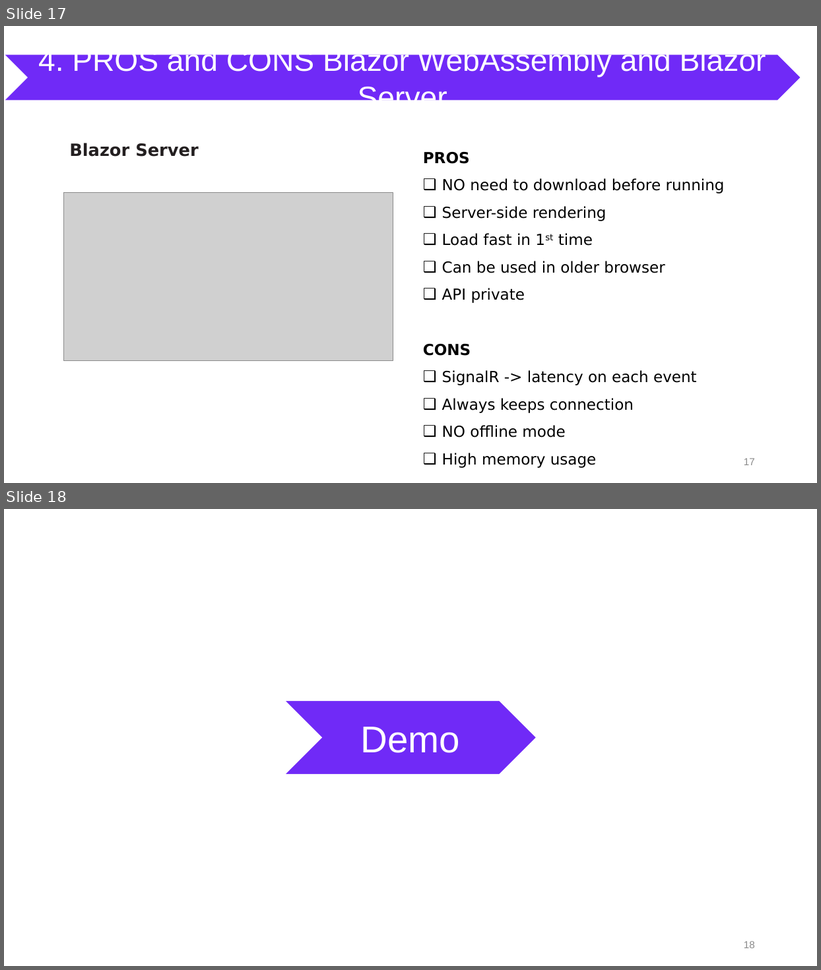
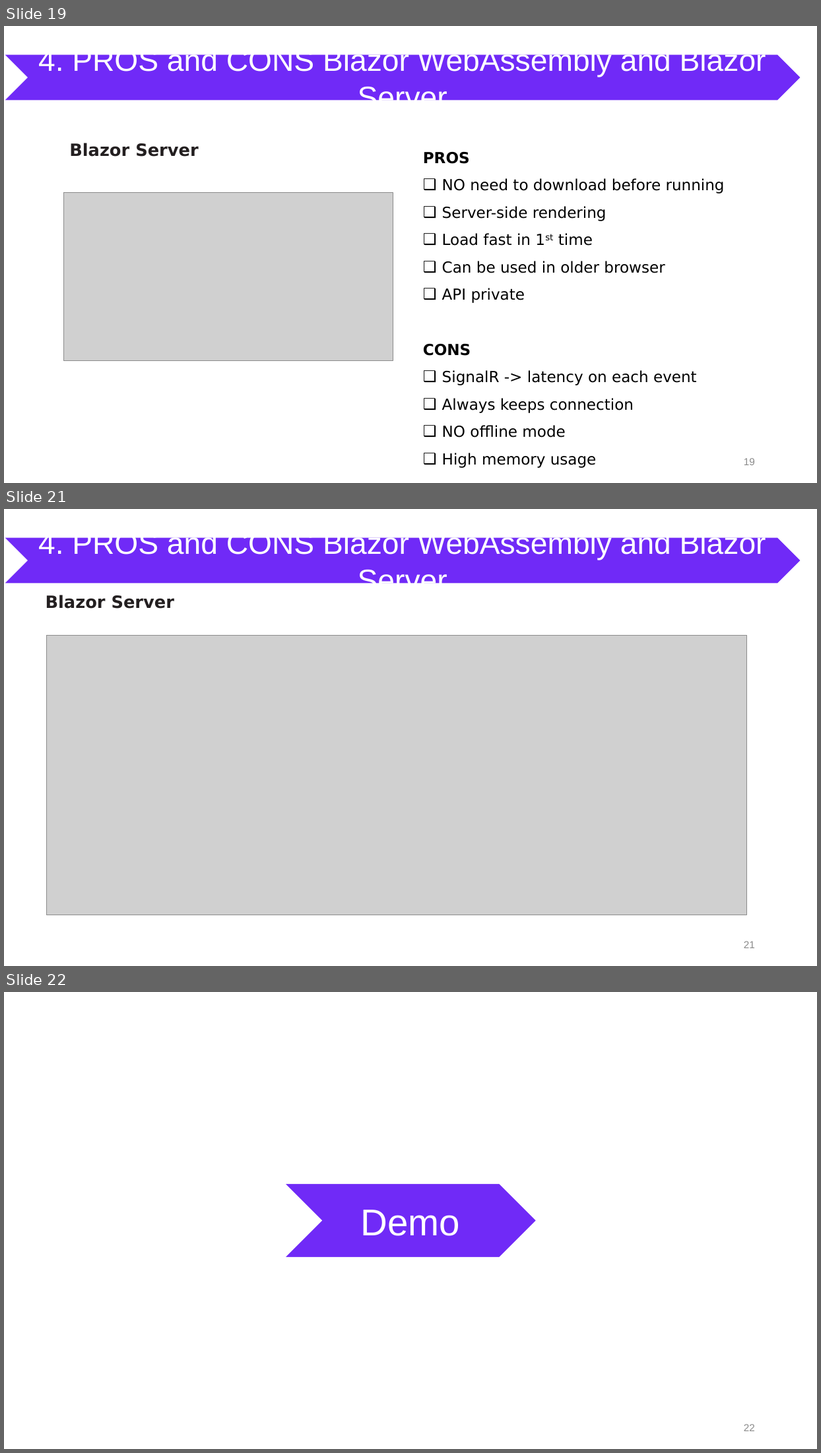
Before and after one commit to nguyenhoanthienit/blazor, a slide deck: Documents/seminar.pptx. Shown one above the other, each under a label of ours: slides 17 and 18 before the commit, slides 19, 21 and 22 after it; the slides between them are not shown. The pictures are 821x970 and 821x1453 pixels, drawn with LibreOffice and Linux fonts; fonts in the diff are those of the drawing; grey boxes stand for pictures. Boxes give left, top, right and bottom in pixels: in the first picture for what was removed or moved away, otherwise in the second. Text is boxed around its words. In the diff, an @@ line names an element or a change of style, - is before the commit and + after.

```diff
--- a/Documents/seminar.pptx
+++ b/Documents/seminar.pptx
@@ slide 21 added at [4, 509, 817, 966], background #FFFFFF @@
@@ chevron added at [4, 537, 801, 584], fill #702AF7, outline #FFFFFF 1 pt, 36 pt, text #FFFFFF @@
+4. PROS and CONS Blazor WebAssembly and Blazor Server
@@ text added at [46, 595, 174, 609], 20 pt, text #231F20, bold @@
+Blazor Server
@@ picture added at [47, 635, 747, 916] @@
@@ page number added at [744, 941, 755, 949], 12 pt, text #8C8C8C @@
+21
@@ what was slide 17 is now slide 19 @@
@@ page number at [744, 458, 755, 466]: text changed @@
-17
+19
@@ what was slide 18 is now slide 22 @@
@@ page number at [744, 1424, 755, 1432]: text changed @@
-18
+22
```
Also in this commit, not shown: 2 slides changed, 3 other slides added, 6 other files.
